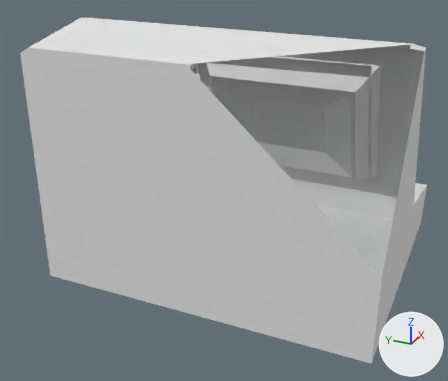
Before and after pictures for a commit that changed the Blender file demos/inky-panel/src/assets/computer_old.blend.
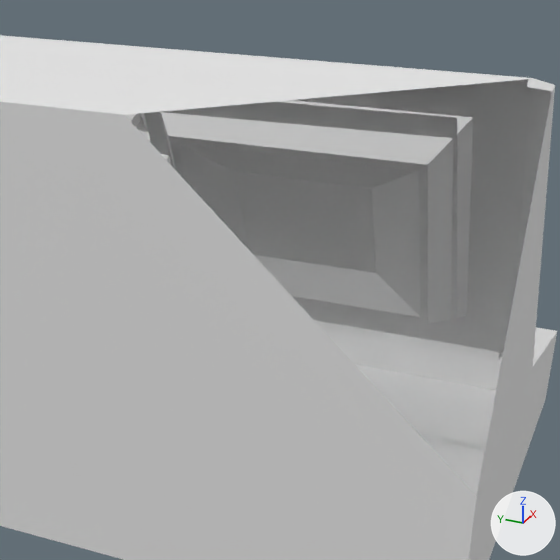
Each version is shown whole from a 50 mm lens placed at (-1.062, -0.416, 0.675), pointed at (-0.02, 0.053, 0.153), then close up on the part from 26% to 96% of the width and 0% to 82% of the height. The axes (+X, +Y, +Z) are drawn at lower right. The lights are the same throughout. Everything nearer to the camera than a plane just in front of the edit is cut away. Materials are left out; every surface is plain grey.

In view in the first close-up: 'Computer.Old.001', 'targetScreen'.
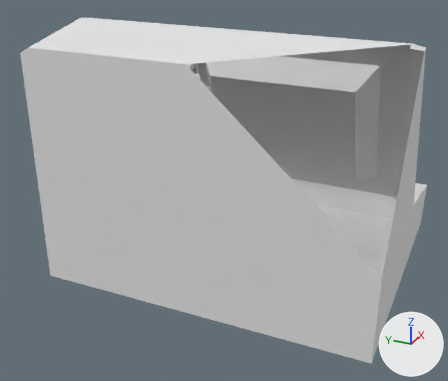
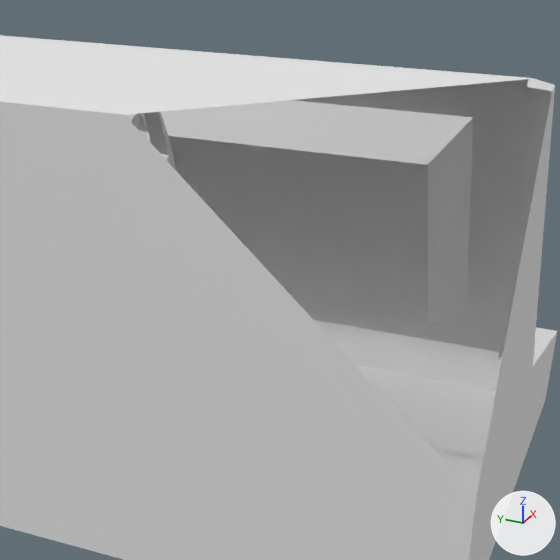
Where the newer file only moved an object's origin or applied its transform, the numbers keep the older frame.

Boxes [x1, y1, x2, y2] around the edits, measured in the close-ups (560 x 560 px):
```json
{"part": 1, "of": "me_plane_016_plane_147", "change": "deleted", "before": [169, 136, 428, 324]}
{"part": 2, "of": "me_plane_042_plane_029", "change": "cut back", "before": [159, 102, 457, 247], "after": [169, 139, 421, 318]}
```

The change, as JSON lines over the scene's bpy script:
```json
{"block": "me_plane_016_plane_147", "where": "# used by ob_computer_old_001; location = (-0.051, 0.017, 0.186); rotation_euler = (0.0, 3.142, 0.0), in degrees (0, 180, 0); scale = (0.5, 0.5, 0.5)"}
{"op": "remove", "block": "me_plane_016_plane_147", "code": "me_plane_016_plane_147.from_pydata(...)  # 2679 vertices, 1484 faces; spans x -0.751..0.373, y -0.645..0.637, z -0.601..0.364"}
{"op": "add", "block": "me_plane_016_plane_147", "code": "me_plane_016_plane_147.from_pydata(...)  # 2631 vertices, 1446 faces; spans x -0.751..0.373, y -0.645..0.637, z -0.601..0.364"}
{"block": "me_plane_016_plane_147", "change": "me_plane_016_plane_147 part 1: 6 loose pieces with 48 vertices, spanning x -0.12..0.051, y -0.445..0.075, z -0.429..-0.045, are deleted"}
{"block": "me_plane_042_plane_029", "where": "me_plane_042_plane_029.from_pydata(...)  # 4 vertices, 2 faces; spans x -0.063..0.063, y -0.137..0.137, z -0.149..0.149"}
{"block": "me_plane_042_plane_029", "where": "# used by ob_targetscreen; location = (-0.01, -0.077, 0.308); rotation_euler = (1.571, 0.0, 3.142), in degrees (90, 0, 180)"}
{"block": "me_plane_042_plane_029", "where": "# verts and faces of me_plane_042_plane_029; kept vertices keep their numbers, new ones are numbered from 4"}
{"block": "me_plane_042_plane_029", "where": "# before: 0 (-0.063, -0.135, -0.149) at pixel (456, 343), 1 (-0.06, -0.137, 0.149), 2 (0.063, 0.135, 0.149), 3 (0.06, 0.137, -0.149) at pixel (457, 117)"}
{"block": "me_plane_042_plane_029", "change": "me_plane_042_plane_029 part 2"}
{"op": "add", "block": "me_plane_042_plane_029", "code": "delete_vertices([*range(0, 4)])  # with the faces that use them"}
{"op": "add", "block": "me_plane_042_plane_029", "code": "verts[4] = (-0.019, -0.099, -0.125)  # pixel (428, 323)"}
{"op": "add", "block": "me_plane_042_plane_029", "code": "verts[5] = (-0.019, -0.099, 0.131)"}
{"op": "add", "block": "me_plane_042_plane_029", "code": "verts[6] = (0.067, 0.093, -0.128)  # pixel (427, 164)"}
{"op": "add", "block": "me_plane_042_plane_029", "code": "verts[7] = (0.067, 0.093, 0.132)  # pixel (168, 135)"}
{"op": "add", "block": "me_plane_042_plane_029", "code": "faces += [(4, 5, 7, 6)]"}
```
